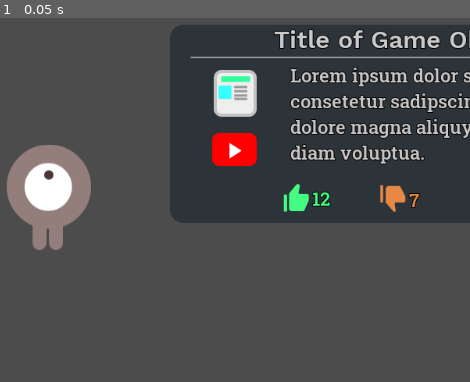
Above: before the commit, frame 1.
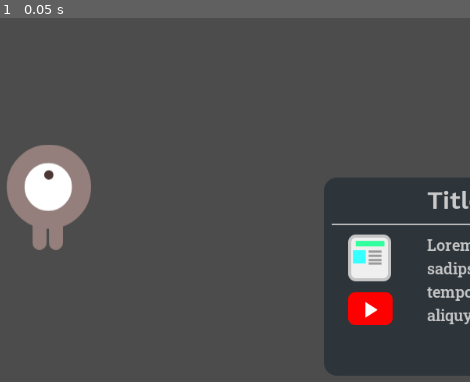
Above: after the commit, the same moment.

Repository: BrandnerKasper/CrowdbasedHelpFacilites
Game: Godot game, scene res://scenes/TestGameScene.tscn
The game is run twice, just before and just after one commit, with the same random seed, the same clock (stepped at 60 frames per second) and the same inputs. The project has no main scene, so this scene is started directly.
Inputs:
- Up to frame 1 (0.05 s): no input

The runs differ from the first frame. In frame 1, 43% of the frame differs, in the area x 36-100%, y 1-99%.

Commit message:
add Enhanced-Tool-Tip UI with no functionality

Diff:
--- a/Crowdbased-HFs-Godot/assets/fonts/Dynamic_Font/Enhanced_Tool-Tip/Enhanced Tool-Tip_Normal_Text.tres
+++ b/Crowdbased-HFs-Godot/assets/fonts/Dynamic_Font/Enhanced_Tool-Tip/Enhanced Tool-Tip_Normal_Text.tres
@@ -3,7 +3,6 @@
 [ext_resource path="res://assets/fonts/Roboto_Slab/RobotoSlab-SemiBold.ttf" type="DynamicFontData" id=1]
 
 [resource]
-size = 24
-outline_size = 1
+size = 20
 outline_color = Color( 0, 0, 0, 1 )
 font_data = ExtResource( 1 )
--- a/Crowdbased-HFs-Godot/project.godot
+++ b/Crowdbased-HFs-Godot/project.godot
@@ -20,4 +20,5 @@
 
 [rendering]
 
+quality/driver/driver_name="GLES2"
 environment/default_environment="res://default_env.tres"
--- a/Crowdbased-HFs-Godot/scenes/Enhanced Tool-Tip.tscn
+++ b/Crowdbased-HFs-Godot/scenes/Enhanced Tool-Tip.tscn
@@ -12,37 +12,88 @@
 
 [sub_resource type="DynamicFont" id=1]
 size = 32
-outline_size = 1
 outline_color = Color( 0, 0, 0, 1 )
 font_data = ExtResource( 4 )
+
+[sub_resource type="StyleBoxLine" id=2]
+color = Color( 0.72549, 0.72549, 0.72549, 1 )
+thickness = 2
 
 [node name="Enhanced_Tool-Tip" type="Control"]
 anchor_right = 1.0
 anchor_bottom = 1.0
-margin_left = 1.19189
-margin_top = -1.7865
-margin_right = 897.192
-margin_bottom = 478.214
-__meta__ = {
-"_edit_use_anchors_": false
-}
-
-[node name="Base_Body" type="TextureRect" parent="."]
-margin_left = -0.594604
-margin_top = 0.594604
-margin_right = 592.405
-margin_bottom = 254.595
+margin_left = 0.398189
+margin_top = -4.9613
+margin_right = 896.398
+margin_bottom = 475.039
+__meta__ = {
+"_edit_use_anchors_": false
+}
+
+[node name="Enhanced-Tool-Tip_UI" type="VBoxContainer" parent="."]
+visible = false
+anchor_right = 1.0
+anchor_bottom = 1.0
+margin_left = -304.405
+margin_top = 110.998
+margin_right = -1631.4
+margin_bottom = -711.002
+size_flags_horizontal = 3
+size_flags_vertical = 3
+__meta__ = {
+"_edit_use_anchors_": false
+}
+
+[node name="Base_Body2" type="TextureRect" parent="Enhanced-Tool-Tip_UI"]
+margin_right = 593.0
+margin_bottom = 258.0
+size_flags_horizontal = 3
+size_flags_vertical = 3
 texture = ExtResource( 1 )
 __meta__ = {
 "_edit_use_anchors_": false
 }
 
-[node name="Title" type="Label" parent="Base_Body"]
-anchor_left = 0.5
-anchor_right = 0.5
-margin_left = -258.5
-margin_right = 259.5
-margin_bottom = 14.0
+[node name="MarginContainer" type="MarginContainer" parent="Enhanced-Tool-Tip_UI/Base_Body2"]
+margin_left = 1.05945
+margin_right = 592.059
+margin_bottom = 252.0
+size_flags_horizontal = 3
+size_flags_vertical = 3
+custom_constants/margin_right = 10
+custom_constants/margin_top = 10
+custom_constants/margin_left = 10
+custom_constants/margin_bottom = 10
+__meta__ = {
+"_edit_use_anchors_": false
+}
+
+[node name="Base-Container" type="VBoxContainer" parent="Enhanced-Tool-Tip_UI/Base_Body2/MarginContainer"]
+margin_left = 10.0
+margin_top = 10.0
+margin_right = 581.0
+margin_bottom = 242.0
+size_flags_horizontal = 3
+size_flags_vertical = 3
+__meta__ = {
+"_edit_use_anchors_": false
+}
+
+[node name="VBoxContainer" type="VBoxContainer" parent="Enhanced-Tool-Tip_UI/Base_Body2/MarginContainer/Base-Container"]
+margin_right = 571.0
+margin_bottom = 60.0
+size_flags_horizontal = 3
+size_flags_vertical = 3
+
+[node name="CenterContainer" type="CenterContainer" parent="Enhanced-Tool-Tip_UI/Base_Body2/MarginContainer/Base-Container/VBoxContainer"]
+margin_right = 571.0
+margin_bottom = 38.0
+size_flags_horizontal = 3
+
+[node name="Title2" type="Label" parent="Enhanced-Tool-Tip_UI/Base_Body2/MarginContainer/Base-Container/VBoxContainer/CenterContainer"]
+margin_left = 121.0
+margin_right = 449.0
+margin_bottom = 38.0
 custom_fonts/font = SubResource( 1 )
 custom_colors/font_color = Color( 0.792157, 0.792157, 0.792157, 1 )
 text = "Title of Game Object"
@@ -51,120 +102,407 @@
 "_edit_use_anchors_": false
 }
 
-[node name="Header_Line" type="TextureRect" parent="Base_Body"]
-anchor_left = 0.5
-anchor_right = 0.5
-margin_left = -270.662
-margin_top = 41.0
-margin_right = 269.338
-margin_bottom = 43.0
+[node name="CenterContainer2" type="CenterContainer" parent="Enhanced-Tool-Tip_UI/Base_Body2/MarginContainer/Base-Container/VBoxContainer"]
+margin_top = 42.0
+margin_right = 571.0
+margin_bottom = 44.0
+
+[node name="Header_Line2" type="TextureRect" parent="Enhanced-Tool-Tip_UI/Base_Body2/MarginContainer/Base-Container/VBoxContainer/CenterContainer2"]
+margin_left = 15.0
+margin_right = 555.0
+margin_bottom = 2.0
 texture = ExtResource( 2 )
 __meta__ = {
 "_edit_use_anchors_": false
 }
 
-[node name="Text_Body" type="Label" parent="Base_Body"]
-anchor_left = 1.0
-anchor_top = 0.5
-anchor_right = 1.0
-anchor_bottom = 0.5
-margin_left = -439.0
-margin_top = -79.0
-margin_right = -19.0
-margin_bottom = 81.0
+[node name="MarginContainer" type="MarginContainer" parent="Enhanced-Tool-Tip_UI/Base_Body2/MarginContainer/Base-Container"]
+margin_top = 64.0
+margin_right = 571.0
+margin_bottom = 191.0
+size_flags_horizontal = 3
+size_flags_vertical = 3
+custom_constants/margin_bottom = 10
+
+[node name="Body-Container2" type="HBoxContainer" parent="Enhanced-Tool-Tip_UI/Base_Body2/MarginContainer/Base-Container/MarginContainer"]
+margin_right = 571.0
+margin_bottom = 117.0
+size_flags_horizontal = 3
+size_flags_vertical = 3
+__meta__ = {
+"_edit_use_anchors_": false
+}
+
+[node name="MarginContainer" type="MarginContainer" parent="Enhanced-Tool-Tip_UI/Base_Body2/MarginContainer/Base-Container/MarginContainer/Body-Container2"]
+margin_right = 117.0
+margin_bottom = 117.0
+size_flags_vertical = 3
+custom_constants/margin_right = 40
+custom_constants/margin_left = 20
+
+[node name="Button_Container" type="VBoxContainer" parent="Enhanced-Tool-Tip_UI/Base_Body2/MarginContainer/Base-Container/MarginContainer/Body-Container2/MarginContainer"]
+margin_left = 20.0
+margin_right = 77.0
+margin_bottom = 117.0
+__meta__ = {
+"_edit_use_anchors_": false
+}
+
+[node name="MarginContainer" type="MarginContainer" parent="Enhanced-Tool-Tip_UI/Base_Body2/MarginContainer/Base-Container/MarginContainer/Body-Container2/MarginContainer/Button_Container"]
+margin_right = 57.0
+margin_bottom = 70.0
+custom_constants/margin_bottom = 10
+
+[node name="Blog_Button" type="TextureButton" parent="Enhanced-Tool-Tip_UI/Base_Body2/MarginContainer/Base-Container/MarginContainer/Body-Container2/MarginContainer/Button_Container/MarginContainer"]
+margin_right = 57.0
+margin_bottom = 60.0
+texture_normal = ExtResource( 6 )
+__meta__ = {
+"_edit_use_anchors_": false
+}
+
+[node name="MarginContainer2" type="MarginContainer" parent="Enhanced-Tool-Tip_UI/Base_Body2/MarginContainer/Base-Container/MarginContainer/Body-Container2/MarginContainer/Button_Container"]
+margin_top = 74.0
+margin_right = 57.0
+margin_bottom = 116.0
+
+[node name="Video_Button" type="TextureButton" parent="Enhanced-Tool-Tip_UI/Base_Body2/MarginContainer/Base-Container/MarginContainer/Body-Container2/MarginContainer/Button_Container/MarginContainer2"]
+margin_right = 57.0
+margin_bottom = 42.0
+texture_normal = ExtResource( 5 )
+__meta__ = {
+"_edit_use_anchors_": false
+}
+
+[node name="Text_Container" type="HBoxContainer" parent="Enhanced-Tool-Tip_UI/Base_Body2/MarginContainer/Base-Container/MarginContainer/Body-Container2"]
+margin_left = 121.0
+margin_right = 571.0
+margin_bottom = 117.0
+size_flags_horizontal = 3
+size_flags_vertical = 3
+
+[node name="Text_Body" type="Label" parent="Enhanced-Tool-Tip_UI/Base_Body2/MarginContainer/Base-Container/MarginContainer/Body-Container2/Text_Container"]
+margin_right = 450.0
+margin_bottom = 117.0
+size_flags_horizontal = 3
+size_flags_vertical = 6
 custom_fonts/font = ExtResource( 9 )
-custom_colors/font_color = Color( 0.784314, 0.772549, 0.772549, 1 )
-custom_constants/line_spacing = 0
-text = "Lorem ipsum dolor sit amet, consetetur sadipscing elitr, labore et dolore magna aliquyam erat, sed diam voluptua."
+custom_colors/font_color = Color( 0.768627, 0.768627, 0.768627, 1 )
+text = "Lorem ipsum dolor sit amet, consetetur sadipscing elitr, sed diam nonumy eirmod tempor invidunt ut labore et dolore magna aliquyam erat, sed diam voluptua. "
 autowrap = true
-__meta__ = {
-"_edit_use_anchors_": false
-}
-
-[node name="Blog_Button" type="TextureButton" parent="Base_Body"]
-anchor_top = 0.5
-anchor_bottom = 0.5
-margin_left = 55.8927
-margin_top = -68.7575
-margin_right = 110.893
-margin_bottom = -8.75748
-texture_normal = ExtResource( 6 )
-__meta__ = {
-"_edit_use_anchors_": false
-}
-
-[node name="Video_Button" type="TextureButton" parent="Base_Body"]
-anchor_top = 0.5
-anchor_bottom = 0.5
-margin_left = 54.4472
-margin_top = 11.8198
-margin_right = 111.447
-margin_bottom = 53.8198
-texture_normal = ExtResource( 5 )
-__meta__ = {
-"_edit_use_anchors_": false
-}
-
-[node name="Like" type="HBoxContainer" parent="Base_Body"]
-anchor_left = 0.5
-anchor_top = 1.0
-anchor_right = 0.5
-anchor_bottom = 1.0
-margin_left = -151.5
-margin_top = -51.0
-margin_right = -70.5
-margin_bottom = -11.0
-__meta__ = {
-"_edit_use_anchors_": false
-}
-
-[node name="Like_Button" type="TextureButton" parent="Base_Body/Like"]
+
+[node name="CenterContainer" type="CenterContainer" parent="Enhanced-Tool-Tip_UI/Base_Body2/MarginContainer/Base-Container"]
+margin_top = 195.0
+margin_right = 571.0
+margin_bottom = 232.0
+size_flags_horizontal = 3
+
+[node name="Like_Container2" type="HBoxContainer" parent="Enhanced-Tool-Tip_UI/Base_Body2/MarginContainer/Base-Container/CenterContainer"]
+margin_left = 181.0
+margin_right = 390.0
+margin_bottom = 37.0
+size_flags_horizontal = 3
+size_flags_vertical = 3
+__meta__ = {
+"_edit_use_anchors_": false
+}
+
+[node name="MarginContainer" type="MarginContainer" parent="Enhanced-Tool-Tip_UI/Base_Body2/MarginContainer/Base-Container/CenterContainer/Like_Container2"]
+margin_right = 107.0
+margin_bottom = 37.0
+custom_constants/margin_right = 50
+
+[node name="Like" type="HBoxContainer" parent="Enhanced-Tool-Tip_UI/Base_Body2/MarginContainer/Base-Container/CenterContainer/Like_Container2/MarginContainer"]
+margin_right = 57.0
+margin_bottom = 37.0
+__meta__ = {
+"_edit_use_anchors_": false
+}
+
+[node name="Like_Button" type="TextureButton" parent="Enhanced-Tool-Tip_UI/Base_Body2/MarginContainer/Base-Container/CenterContainer/Like_Container2/MarginContainer/Like"]
 margin_right = 33.0
-margin_bottom = 40.0
+margin_bottom = 37.0
 texture_normal = ExtResource( 8 )
 __meta__ = {
 "_edit_use_anchors_": false
 }
 
-[node name="Like_Number" type="Label" parent="Base_Body/Like"]
+[node name="Like_Number" type="Label" parent="Enhanced-Tool-Tip_UI/Base_Body2/MarginContainer/Base-Container/CenterContainer/Like_Container2/MarginContainer/Like"]
 margin_left = 37.0
-margin_top = 3.0
-margin_right = 60.0
-margin_bottom = 36.0
+margin_top = 5.0
+margin_right = 57.0
+margin_bottom = 32.0
 custom_fonts/font = ExtResource( 9 )
 custom_colors/font_color = Color( 0.27451, 0.992157, 0.517647, 1 )
 custom_colors/font_outline_modulate = Color( 0.27451, 0.992157, 0.517647, 1 )
 text = "12"
 
-[node name="DisLike" type="HBoxContainer" parent="Base_Body"]
-anchor_left = 0.5
-anchor_top = 1.0
-anchor_right = 0.5
-anchor_bottom = 1.0
-margin_left = -27.5
-margin_top = -49.0
-margin_right = 55.5
-margin_bottom = -9.0
-__meta__ = {
-"_edit_use_anchors_": false
-}
-
-[node name="DisLike_Button" type="TextureButton" parent="Base_Body/DisLike"]
+[node name="MarginContainer2" type="MarginContainer" parent="Enhanced-Tool-Tip_UI/Base_Body2/MarginContainer/Base-Container/CenterContainer/Like_Container2"]
+margin_left = 111.0
+margin_right = 209.0
+margin_bottom = 37.0
+custom_constants/margin_top = 0
+custom_constants/margin_left = 50
+
+[node name="DisLike" type="HBoxContainer" parent="Enhanced-Tool-Tip_UI/Base_Body2/MarginContainer/Base-Container/CenterContainer/Like_Container2/MarginContainer2"]
+margin_left = 50.0
+margin_right = 98.0
+margin_bottom = 37.0
+__meta__ = {
+"_edit_use_anchors_": false
+}
+
+[node name="DisLike_Button" type="TextureButton" parent="Enhanced-Tool-Tip_UI/Base_Body2/MarginContainer/Base-Container/CenterContainer/Like_Container2/MarginContainer2/DisLike"]
 margin_right = 33.0
-margin_bottom = 40.0
+margin_bottom = 37.0
 texture_normal = ExtResource( 7 )
 
-[node name="DisLike_Number" type="Label" parent="Base_Body/DisLike"]
+[node name="DisLike_Number" type="Label" parent="Enhanced-Tool-Tip_UI/Base_Body2/MarginContainer/Base-Container/CenterContainer/Like_Container2/MarginContainer2/DisLike"]
 margin_left = 37.0
-margin_top = 3.0
-margin_right = 50.0
-margin_bottom = 36.0
+margin_top = 5.0
+margin_right = 48.0
+margin_bottom = 32.0
 custom_fonts/font = ExtResource( 9 )
 custom_colors/font_color = Color( 0.909804, 0.541176, 0.270588, 1 )
 custom_colors/font_outline_modulate = Color( 0.909804, 0.541176, 0.270588, 1 )
 text = "7"
 
+[node name="Test" type="VBoxContainer" parent="."]
+anchor_right = 1.0
+anchor_bottom = 1.0
+margin_left = 195.78
+margin_top = 196.611
+margin_right = -1131.22
+margin_bottom = -625.39
+size_flags_horizontal = 3
+size_flags_vertical = 3
+__meta__ = {
+"_edit_use_anchors_": false
+}
+
+[node name="Base_Body2" type="TextureRect" parent="Test"]
+margin_right = 593.0
+margin_bottom = 257.0
+size_flags_horizontal = 3
+size_flags_vertical = 3
+texture = ExtResource( 1 )
+__meta__ = {
+"_edit_use_anchors_": false
+}
+
+[node name="Base-Margin" type="MarginContainer" parent="Test/Base_Body2"]
+margin_left = 1.0
+margin_right = 592.0
+margin_bottom = 250.0
+size_flags_horizontal = 3
+size_flags_vertical = 3
+custom_constants/margin_right = 10
+custom_constants/margin_top = 10
+custom_constants/margin_left = 10
+custom_constants/margin_bottom = 10
+__meta__ = {
+"_edit_use_anchors_": false
+}
+
+[node name="Base-Container" type="VBoxContainer" parent="Test/Base_Body2/Base-Margin"]
+margin_left = 10.0
+margin_top = 10.0
+margin_right = 581.0
+margin_bottom = 240.0
+size_flags_horizontal = 3
+size_flags_vertical = 3
+__meta__ = {
+"_edit_use_anchors_": false
+}
+
+[node name="Title-Container" type="VBoxContainer" parent="Test/Base_Body2/Base-Margin/Base-Container"]
+margin_right = 571.0
+margin_bottom = 38.0
+size_flags_horizontal = 3
+size_flags_vertical = 3
+
+[node name="CenterContainer" type="CenterContainer" parent="Test/Base_Body2/Base-Margin/Base-Container/Title-Container"]
+margin_right = 571.0
+margin_bottom = 38.0
+size_flags_horizontal = 3
+
+[node name="Title2" type="Label" parent="Test/Base_Body2/Base-Margin/Base-Container/Title-Container/CenterContainer"]
+margin_left = 121.0
+margin_right = 449.0
+margin_bottom = 38.0
+custom_fonts/font = SubResource( 1 )
+custom_colors/font_color = Color( 0.792157, 0.792157, 0.792157, 1 )
+text = "Title of Game Object"
+align = 1
+__meta__ = {
+"_edit_use_anchors_": false
+}
+
+[node name="Title Line" type="HSeparator" parent="Test/Base_Body2/Base-Margin/Base-Container"]
+margin_top = 42.0
+margin_right = 571.0
+margin_bottom = 59.0
+size_flags_horizontal = 3
+size_flags_vertical = 3
+custom_styles/separator = SubResource( 2 )
+
+[node name="MarginContainer" type="MarginContainer" parent="Test/Base_Body2/Base-Margin/Base-Container"]
+margin_top = 63.0
+margin_right = 571.0
+margin_bottom = 189.0
+size_flags_horizontal = 3
+size_flags_vertical = 3
+custom_constants/margin_bottom = 10
+
+[node name="Body-Container2" type="HBoxContainer" parent="Test/Base_Body2/Base-Margin/Base-Container/MarginContainer"]
+margin_right = 571.0
+margin_bottom = 116.0
+size_flags_horizontal = 3
+size_flags_vertical = 3
+__meta__ = {
+"_edit_use_anchors_": false
+}
+
+[node name="MarginContainer" type="MarginContainer" parent="Test/Base_Body2/Base-Margin/Base-Container/MarginContainer/Body-Container2"]
+margin_right = 117.0
+margin_bottom = 116.0
+size_flags_vertical = 3
+custom_constants/margin_right = 40
+custom_constants/margin_left = 20
+
+[node name="Button_Container" type="VBoxContainer" parent="Test/Base_Body2/Base-Margin/Base-Container/MarginContainer/Body-Container2/MarginContainer"]
+margin_left = 20.0
+margin_right = 77.0
+margin_bottom = 116.0
+__meta__ = {
+"_edit_use_anchors_": false
+}
+
+[node name="MarginContainer" type="MarginContainer" parent="Test/Base_Body2/Base-Margin/Base-Container/MarginContainer/Body-Container2/MarginContainer/Button_Container"]
+margin_right = 57.0
+margin_bottom = 70.0
+custom_constants/margin_bottom = 10
+
+[node name="Blog_Button" type="TextureButton" parent="Test/Base_Body2/Base-Margin/Base-Container/MarginContainer/Body-Container2/MarginContainer/Button_Container/MarginContainer"]
+margin_right = 57.0
+margin_bottom = 60.0
+texture_normal = ExtResource( 6 )
+__meta__ = {
+"_edit_use_anchors_": false
+}
+
+[node name="MarginContainer2" type="MarginContainer" parent="Test/Base_Body2/Base-Margin/Base-Container/MarginContainer/Body-Container2/MarginContainer/Button_Container"]
+margin_top = 74.0
+margin_right = 57.0
+margin_bottom = 116.0
+
+[node name="Video_Button" type="TextureButton" parent="Test/Base_Body2/Base-Margin/Base-Container/MarginContainer/Body-Container2/MarginContainer/Button_Container/MarginContainer2"]
+margin_right = 57.0
+margin_bottom = 42.0
+texture_normal = ExtResource( 5 )
+__meta__ = {
+"_edit_use_anchors_": false
+}
+
+[node name="ScrollContainer" type="ScrollContainer" parent="Test/Base_Body2/Base-Margin/Base-Container/MarginContainer/Body-Container2"]
+margin_left = 121.0
+margin_right = 571.0
+margin_bottom = 116.0
+size_flags_horizontal = 3
+size_flags_vertical = 3
+
+[node name="Text_Body" type="Label" parent="Test/Base_Body2/Base-Margin/Base-Container/MarginContainer/Body-Container2/ScrollContainer"]
+margin_right = 438.0
+margin_bottom = 207.0
+size_flags_horizontal = 3
+size_flags_vertical = 6
+custom_fonts/font = ExtResource( 9 )
+custom_colors/font_color = Color( 0.768627, 0.768627, 0.768627, 1 )
+text = "Lorem ipsum dolor sit amet, consetetur sadipscing elitr, sed diam nonumy eirmod tempor invidunt ut labore et dolore magna aliquyam erat, sed diam voluptua.
+Lorem ipsum dolor sit amet, consetetur sadipscing elitr, sed diam nonumy eirmod tempor invidunt ut labore et"
+autowrap = true
+__meta__ = {
+"_edit_use_anchors_": false
+}
+
+[node name="CenterContainer" type="CenterContainer" parent="Test/Base_Body2/Base-Margin/Base-Container"]
+margin_top = 193.0
+margin_right = 571.0
+margin_bottom = 230.0
+size_flags_horizontal = 3
+
+[node name="Like_Container2" type="HBoxContainer" parent="Test/Base_Body2/Base-Margin/Base-Container/CenterContainer"]
+margin_left = 181.0
+margin_right = 390.0
+margin_bottom = 37.0
+size_flags_horizontal = 3
+size_flags_vertical = 3
+__meta__ = {
+"_edit_use_anchors_": false
+}
+
+[node name="MarginContainer" type="MarginContainer" parent="Test/Base_Body2/Base-Margin/Base-Container/CenterContainer/Like_Container2"]
+margin_right = 107.0
+margin_bottom = 37.0
+custom_constants/margin_right = 50
+
+[node name="Like" type="HBoxContainer" parent="Test/Base_Body2/Base-Margin/Base-Container/CenterContainer/Like_Container2/MarginContainer"]
+margin_right = 57.0
+margin_bottom = 37.0
+__meta__ = {
+"_edit_use_anchors_": false
+}
+
+[node name="Like_Button" type="TextureButton" parent="Test/Base_Body2/Base-Margin/Base-Container/CenterContainer/Like_Container2/MarginContainer/Like"]
+margin_right = 33.0
+margin_bottom = 37.0
+texture_normal = ExtResource( 8 )
+__meta__ = {
+"_edit_use_anchors_": false
+}
+
+[node name="Like_Number" type="Label" parent="Test/Base_Body2/Base-Margin/Base-Container/CenterContainer/Like_Container2/MarginContainer/Like"]
+margin_left = 37.0
+margin_top = 5.0
+margin_right = 57.0
+margin_bottom = 32.0
+custom_fonts/font = ExtResource( 9 )
+custom_colors/font_color = Color( 0.27451, 0.992157, 0.517647, 1 )
+custom_colors/font_outline_modulate = Color( 0.27451, 0.992157, 0.517647, 1 )
+text = "12"
+
+[node name="MarginContainer2" type="MarginContainer" parent="Test/Base_Body2/Base-Margin/Base-Container/CenterContainer/Like_Container2"]
+margin_left = 111.0
+margin_right = 209.0
+margin_bottom = 37.0
+custom_constants/margin_top = 0
+custom_constants/margin_left = 50
+
+[node name="DisLike" type="HBoxContainer" parent="Test/Base_Body2/Base-Margin/Base-Container/CenterContainer/Like_Container2/MarginContainer2"]
+margin_left = 50.0
+margin_right = 98.0
+margin_bottom = 37.0
+__meta__ = {
+"_edit_use_anchors_": false
+}
+
+[node name="DisLike_Button" type="TextureButton" parent="Test/Base_Body2/Base-Margin/Base-Container/CenterContainer/Like_Container2/MarginContainer2/DisLike"]
+margin_right = 33.0
+margin_bottom = 37.0
+texture_normal = ExtResource( 7 )
+
+[node name="DisLike_Number" type="Label" parent="Test/Base_Body2/Base-Margin/Base-Container/CenterContainer/Like_Container2/MarginContainer2/DisLike"]
+margin_left = 37.0
+margin_top = 5.0
+margin_right = 48.0
+margin_bottom = 32.0
+custom_fonts/font = ExtResource( 9 )
+custom_colors/font_color = Color( 0.909804, 0.541176, 0.270588, 1 )
+custom_colors/font_outline_modulate = Color( 0.909804, 0.541176, 0.270588, 1 )
+text = "7"
+
 [node name="Ref" type="TextureRect" parent="."]
+visible = false
 margin_left = 620.159
 margin_top = 4.00452
 margin_right = 1213.16
Not shown: 1 places in Crowdbased-HFs-Godot/scenes/Enhanced Tool-Tip.tscn that only renumber resources
